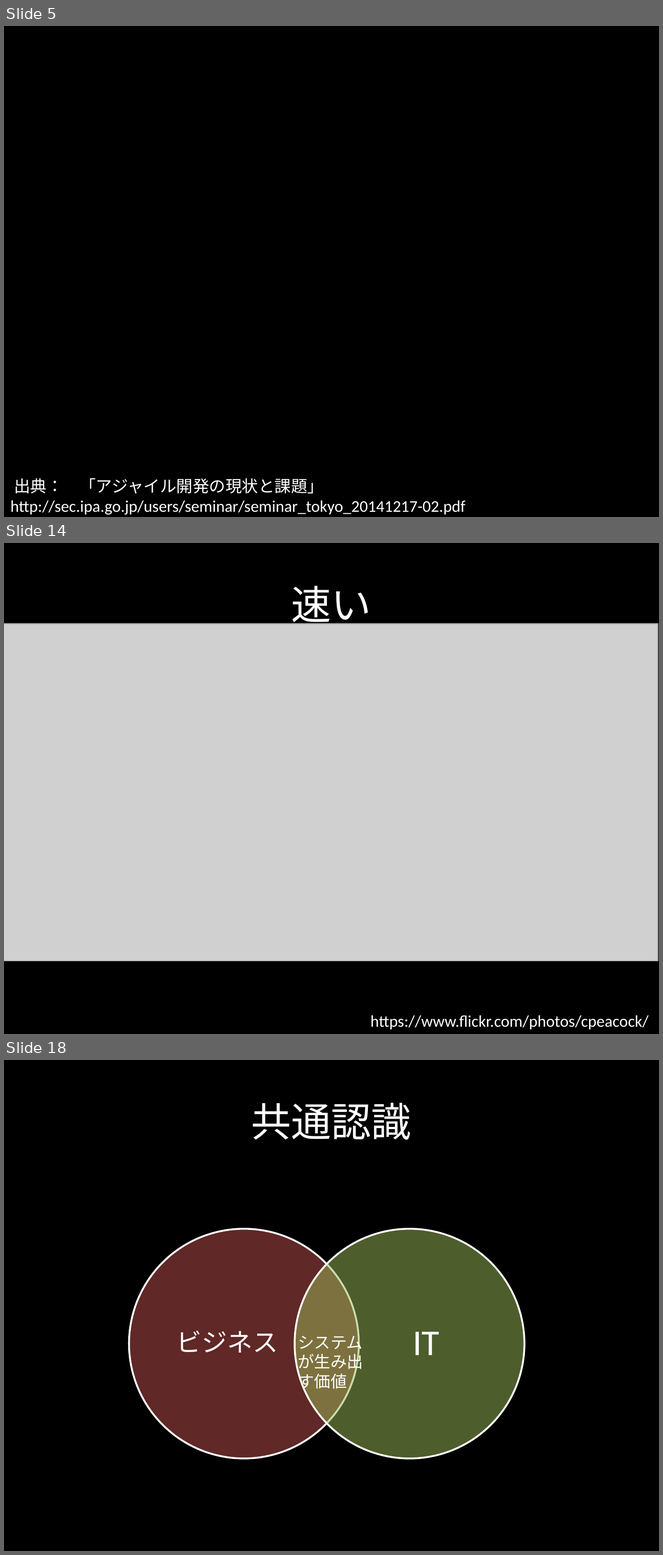
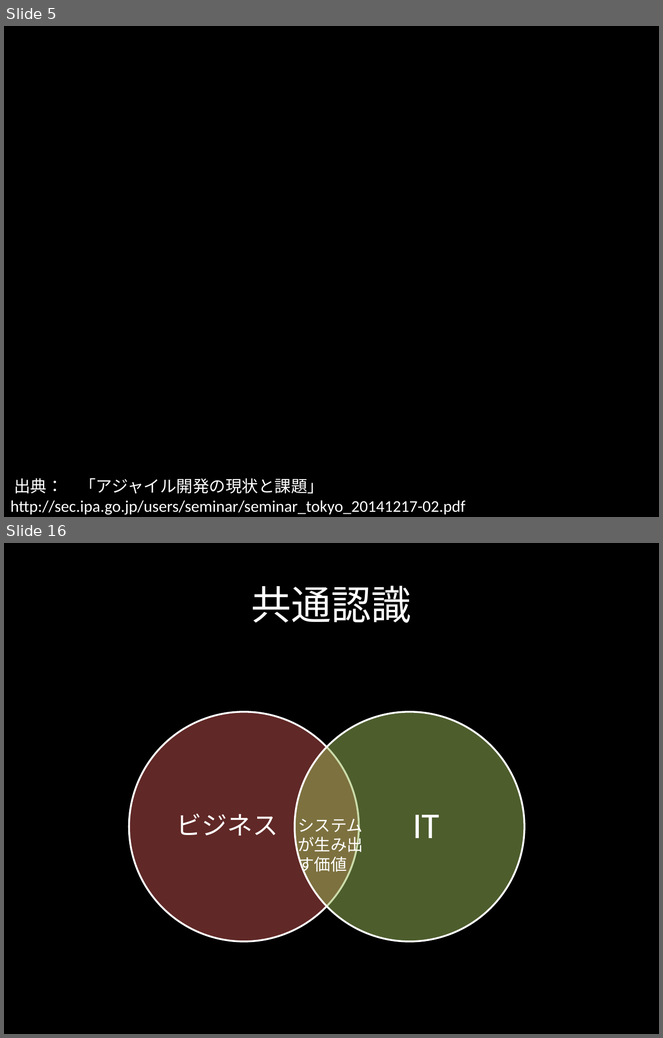
Before and after one commit to citrus1981/document, a slide deck: agile.pptx. Shown one above the other, each under a label of ours: slides 5, 14 and 18 before the commit, slides 5 and 16 after it; the slides between them are not shown. The pictures are 663x1555 and 663x1038 pixels, drawn with LibreOffice and Linux fonts; fonts in the diff are those of the drawing; grey boxes stand for pictures; background and template pictures are left out. Boxes give left, top, right and bottom in pixels: in the first picture for what was removed or moved away, otherwise in the second. Text is boxed around its words. In the diff, an @@ line names an element or a change of style, - is before the commit and + after.

```diff
--- a/agile.pptx
+++ b/agile.pptx
@@ slide 14 removed at (x1=4, y1=543, x2=659, y2=1034), background #000000 @@
@@ title removed at (x1=292, y1=586, x2=372, y2=629) @@
-速い
@@ picture removed at (x1=4, y1=624, x2=659, y2=962) @@
@@ text removed at (x1=371, y1=1016, x2=649, y2=1030) @@
-https://www.flickr.com/photos/cpeacock/
@@ what was slide 18 is now slide 16 @@
```
Also in this commit, not shown: 7 slides changed, 4 slides added, 5 other slides removed.
